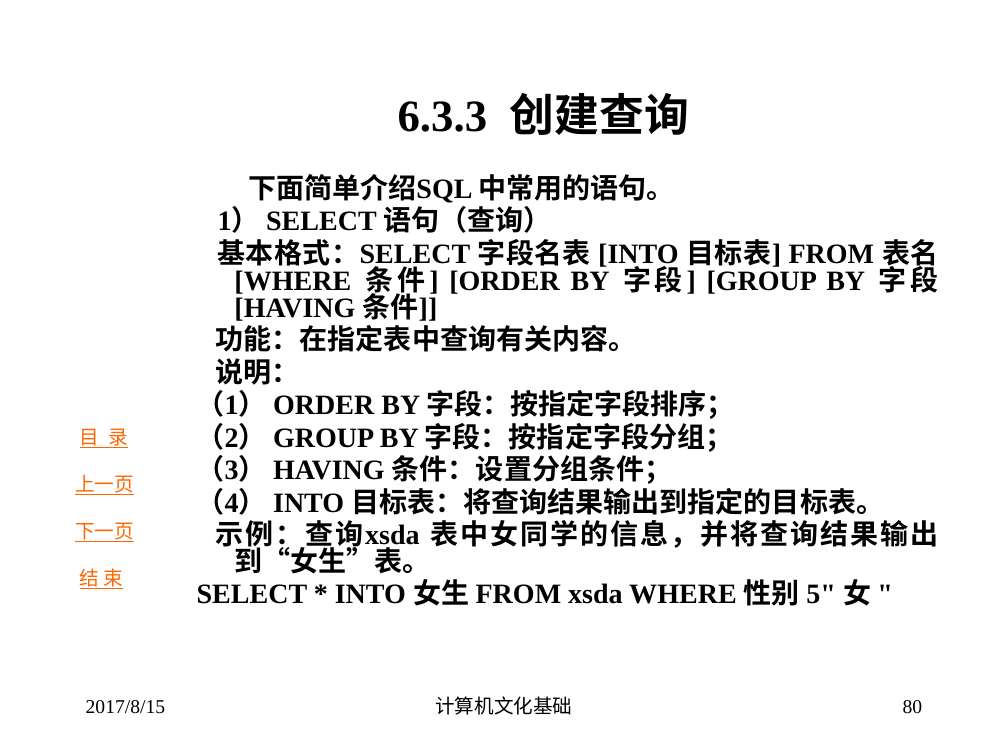
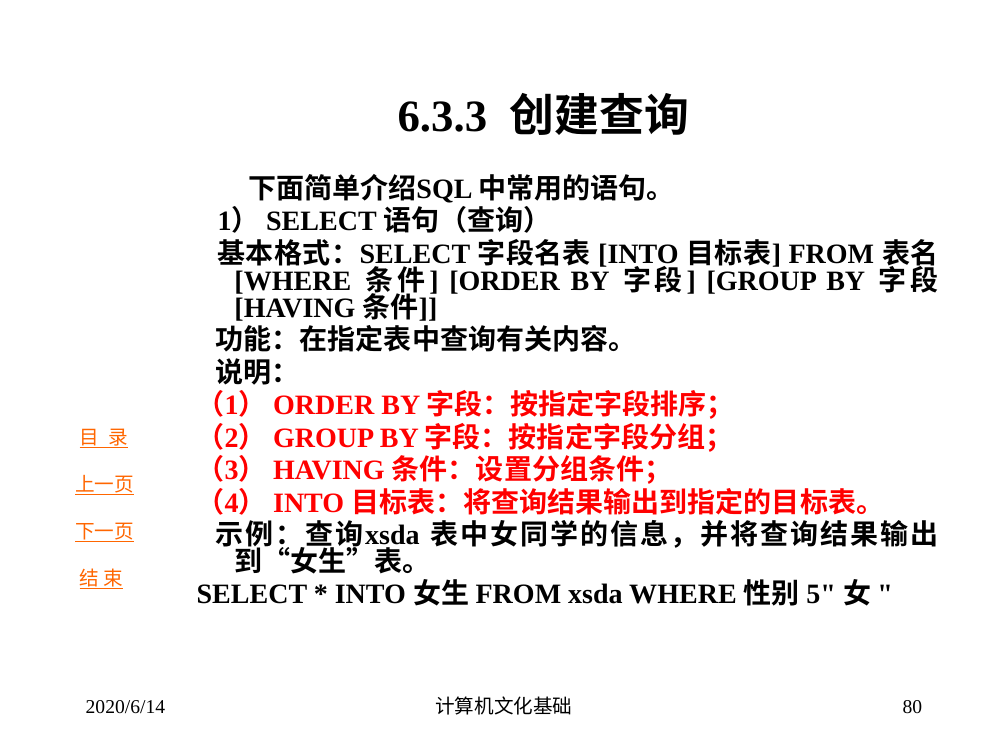
Before and after one commit to CCCxshen/ZhuanShengBen, a slide deck: slide 80 of Computer/课件/数据库.pptx. Drawn at 1008x756 pixels with LibreOffice and Linux fonts; fonts in the diff are those of the drawing; background and template pictures are left out. Boxes give left, top, right and bottom in pixels: in the first picture for what was removed or moved away, otherwise in the second. Text is boxed around its words. In the diff, an @@ line names an element or a change of style, - is before the commit and + after.

```diff
--- a/Computer/课件/数据库.pptx
+++ b/Computer/课件/数据库.pptx
@@ text at [197, 390, 884, 515]: text colour #000000 to #FF0000 in "（1） ORDER BY 字段：按指定字段排序；", "（2） GROUP BY 字段：按指定字段分组；", "（3） HAVING 条件：设置分组条件；", "（4） INTO 目标表：将查询结果输出到指定的目标表。" @@
@@ text at [86, 700, 166, 714]: text changed @@
-2017/8/15
+2020/6/14
```
Also in this commit, not shown: 95 other slides changed, 1 other file.
